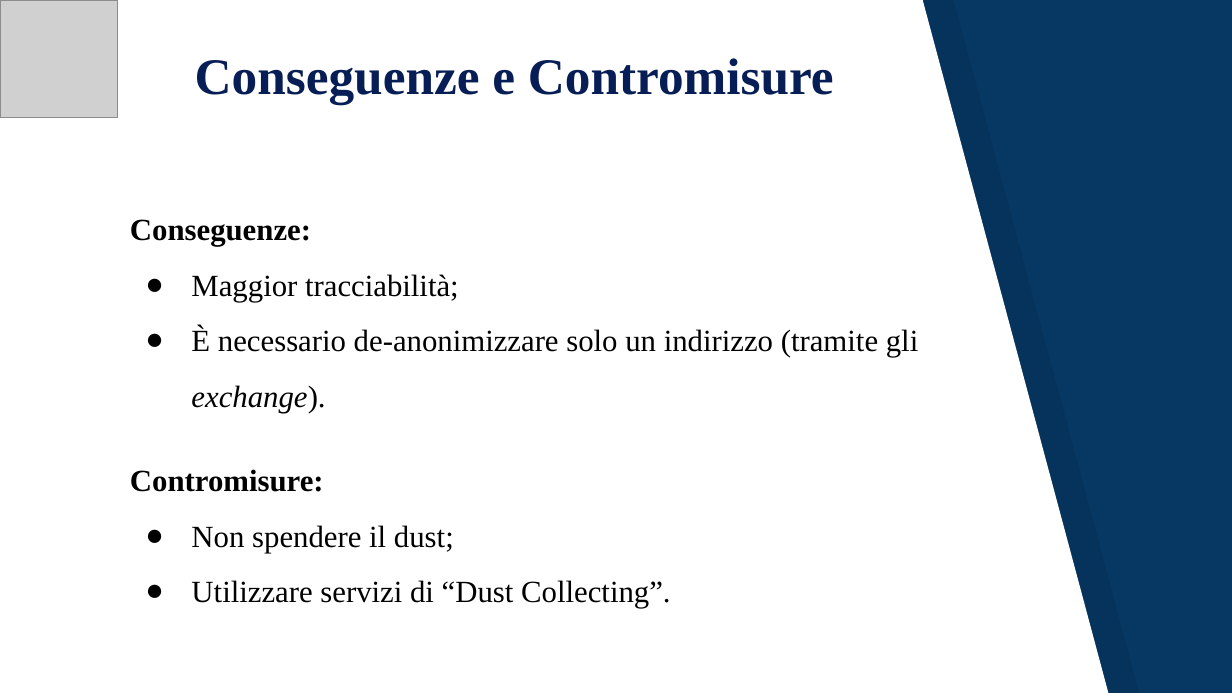
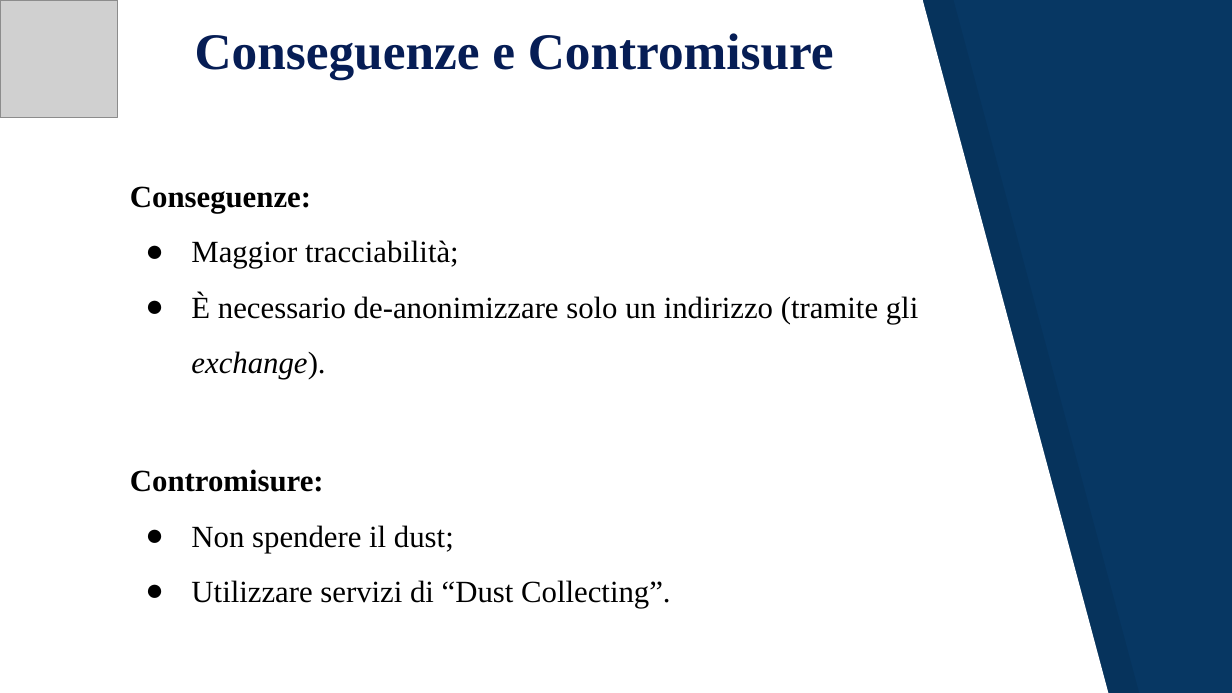
Before and after one commit to JacopoRaffi/Dust_Attack_Analysis, a slide deck: slide 10 of Dust Attack .pptx. Drawn at 1232x693 pixels with LibreOffice and Linux fonts; fonts in the diff are those of the drawing; grey boxes stand for pictures. Boxes give left, top, right and bottom in pixels: in the first picture for what was removed or moved away, otherwise in the second. Text is boxed around its words. In the diff, an @@ line names an element or a change of style, - is before the commit and + after.

```diff
--- a/Dust Attack .pptx
+++ b/Dust Attack .pptx
@@ title "Conseguenze e Contromisure": place and size @@
-title "Conseguenze e Contromisure" at box(195, 58, 834, 105)
+title "Conseguenze e Contromisure" at box(195, 33, 834, 79)
@@ text "Conseguenze:": place and size @@
-text "Conseguenze:" at box(130, 219, 918, 413)
+text "Conseguenze:" at box(130, 186, 918, 379)
```
Also in this commit, not shown: 14 other slides changed, 3 slides added, 4 slides removed, 1 other file.
